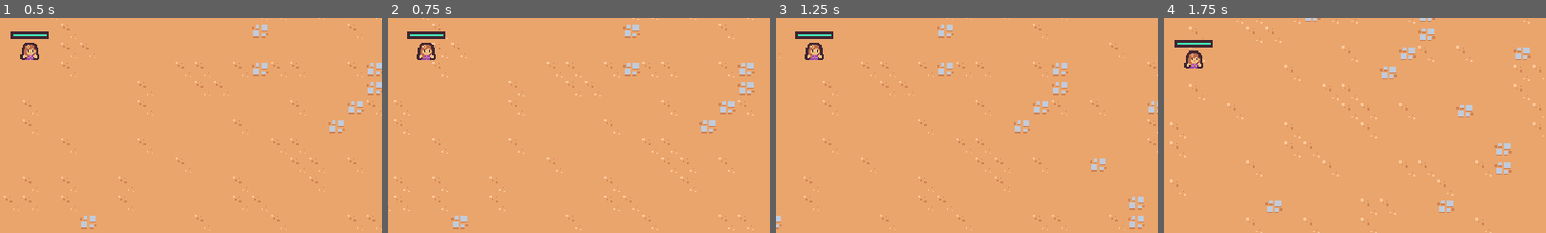
Above: before the commit, frames 1-4 (left to right).
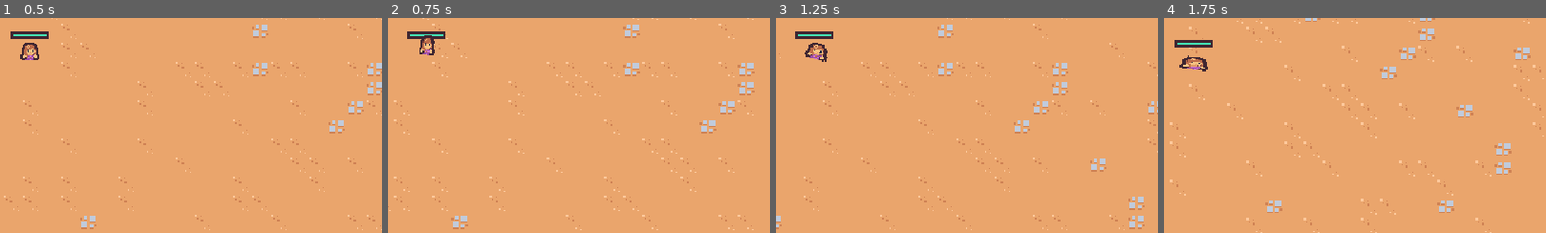
Above: after the commit, the same moments.

Repository: MinSungJe/Godot2DSurvivors
Game: Godot game, scene res://scenes/main/main.tscn
Two runs of this game, one before a commit and one after it. Both use one fixed random seed, a clock stepped at 60 frames per second and the inputs below.
Inputs (mouse positions are % of the whole screen's width and height, from its top left):
- Up to frame 1 (0.5 s): no input
- Up to frame 2 (0.75 s): move the mouse to (72, 45) at 0.52 s; press the mouse at (72, 45) at 0.53 s; hold D (move_right) from 0.53 s (still down)
- Up to frame 3 (1.25 s): keep holding D (move_right)
- Up to frame 4 (1.75 s): move the mouse to (30, 55) at 1.27 s; release D (move_right) at 1.28 s; release the mouse at (30, 55) at 1.28 s; hold S (move_down) from 1.28 s (still down); click (30, 55) at 1.35 s
The pictures show only the part of the screen within x 46-96%, y 40-90%; the shares and areas given below are measured in that part.

Frame 1 is identical in both runs. In frame 2, 0.4% of the frame differs, in the area x 7-13%, y 8-20%; in frame 3, 0.3%; in frame 4, 0.4%, in the area x 4-12%, y 15-25%.

Commit message:
Player Animation 추가

Diff:
--- a/scenes/game_object/player/player.gd
+++ b/scenes/game_object/player/player.gd
@@ -7,6 +7,8 @@
 @onready var health_component = $HealthComponent
 @onready var health_bar = $HealthBar
 @onready var abilities = $Abilities
+@onready var animation_player = $AnimationPlayer
+@onready var visuals = $Visuals
 
 var number_colliding_bodies = 0
 
@@ -26,6 +28,14 @@
 
 	velocity = velocity.lerp(target_velocity, 1 - exp(-delta * ACCELERATION_SMOOTHING))
 	move_and_slide()
+
+	if movement_vector: animation_player.play("walk")
+	else: animation_player.play("RESET")
+
+	var move_sign = sign(movement_vector.x)
+	if move_sign:
+		visuals.scale = Vector2(move_sign, 1)
+
 
 func get_movement_vector():
 	var x_movement = Input.get_action_strength("move_right") - Input.get_action_strength("move_left")
--- a/scenes/game_object/player/player.tscn
+++ b/scenes/game_object/player/player.tscn
@@ -1,9 +1,95 @@
-[gd_scene load_steps=10 format=3 uid="uid://cbg11gutnupao"]
+[gd_scene load_steps=13 format=3 uid="uid://cbg11gutnupao"]
 
 [ext_resource type="Texture2D" uid="uid://bbj8dm063u0by" path="res://scenes/game_object/player/player.png" id="1_iajoa"]
 [ext_resource type="Script" path="res://scenes/game_object/player/player.gd" id="1_rjkby"]
 [ext_resource type="PackedScene" uid="uid://c1fikcxrlho1i" path="res://scenes/ability/sword_ability_controller/sword_ability_controller.tscn" id="2_ea3a1"]
 [ext_resource type="PackedScene" uid="uid://dyevxbef52sei" path="res://scenes/component/health_component.tscn" id="2_rgdt5"]
+
+[sub_resource type="Animation" id="Animation_0t75d"]
+resource_name = "walk"
+length = 0.4
+loop_mode = 1
+tracks/0/type = "value"
+tracks/0/imported = false
+tracks/0/enabled = true
+tracks/0/path = NodePath("Visuals/Sprite2D:position")
+tracks/0/interp = 2
+tracks/0/loop_wrap = true
+tracks/0/keys = {
+"times": PackedFloat32Array(0, 0.1, 0.3),
+"transitions": PackedFloat32Array(1, 1, 1),
+"update": 0,
+"values": [Vector2(0, 0), Vector2(0, -5), Vector2(0, 0)]
+}
+tracks/1/type = "value"
+tracks/1/imported = false
+tracks/1/enabled = true
+tracks/1/path = NodePath("Visuals/Sprite2D:rotation")
+tracks/1/interp = 2
+tracks/1/loop_wrap = true
+tracks/1/keys = {
+"times": PackedFloat32Array(0, 0.1, 0.2, 0.4),
+"transitions": PackedFloat32Array(1, 1, 1, 1),
+"update": 0,
+"values": [0.0, -0.261799, 0.261799, 0.0]
+}
+tracks/2/type = "value"
+tracks/2/imported = false
+tracks/2/enabled = true
+tracks/2/path = NodePath("Visuals/Sprite2D:scale")
+tracks/2/interp = 2
+tracks/2/loop_wrap = true
+tracks/2/keys = {
+"times": PackedFloat32Array(0, 0.1, 0.3, 0.4),
+"transitions": PackedFloat32Array(0.784584, 2.63902, 2.54912, 1),
+"update": 0,
+"values": [Vector2(1, 1), Vector2(0.8, 1.1), Vector2(1.5, 0.7), Vector2(1, 1)]
+}
+
+[sub_resource type="Animation" id="Animation_g4piv"]
+length = 0.001
+tracks/0/type = "value"
+tracks/0/imported = false
+tracks/0/enabled = true
+tracks/0/path = NodePath("Visuals/Sprite2D:scale")
+tracks/0/interp = 1
+tracks/0/loop_wrap = true
+tracks/0/keys = {
+"times": PackedFloat32Array(0),
+"transitions": PackedFloat32Array(1),
+"update": 0,
+"values": [Vector2(1, 1)]
+}
+tracks/1/type = "value"
+tracks/1/imported = false
+tracks/1/enabled = true
+tracks/1/path = NodePath("Visuals/Sprite2D:position")
+tracks/1/interp = 1
+tracks/1/loop_wrap = true
+tracks/1/keys = {
+"times": PackedFloat32Array(0),
+"transitions": PackedFloat32Array(1),
+"update": 0,
+"values": [Vector2(0, 0)]
+}
+tracks/2/type = "value"
+tracks/2/imported = false
+tracks/2/enabled = true
+tracks/2/path = NodePath("Visuals/Sprite2D:rotation")
+tracks/2/interp = 1
+tracks/2/loop_wrap = true
+tracks/2/keys = {
+"times": PackedFloat32Array(0),
+"transitions": PackedFloat32Array(1),
+"update": 0,
+"values": [0.0]
+}
+
+[sub_resource type="AnimationLibrary" id="AnimationLibrary_45yhn"]
+_data = {
+"RESET": SubResource("Animation_g4piv"),
+"walk": SubResource("Animation_0t75d")
+}
 
 [sub_resource type="StyleBoxFlat" id="StyleBoxFlat_go2ay"]
 bg_color = Color(0.247059, 0.14902, 0.192157, 1)
@@ -30,6 +116,11 @@
 motion_mode = 1
 script = ExtResource("1_rjkby")
 
+[node name="AnimationPlayer" type="AnimationPlayer" parent="."]
+libraries = {
+"": SubResource("AnimationLibrary_45yhn")
+}
+
 [node name="HealthComponent" parent="." instance=ExtResource("2_rgdt5")]
 
 [node name="Abilities" type="Node" parent="."]
@@ -54,6 +145,7 @@
 show_percentage = false
 
 [node name="PickUpArea2D" type="Area2D" parent="."]
+visible = false
 collision_layer = 16
 collision_mask = 0
 
@@ -62,6 +154,7 @@
 shape = SubResource("CircleShape2D_6a2ok")
 
 [node name="CollisionArea2D" type="Area2D" parent="."]
+visible = false
 collision_layer = 0
 collision_mask = 8
 
@@ -69,10 +162,13 @@
 position = Vector2(0, -8)
 shape = SubResource("CircleShape2D_j6srs")
 
-[node name="Sprite2D" type="Sprite2D" parent="."]
+[node name="Visuals" type="Node2D" parent="."]
+
+[node name="Sprite2D" type="Sprite2D" parent="Visuals"]
 texture = ExtResource("1_iajoa")
 offset = Vector2(0, -8)
 
 [node name="CollisionShape2D" type="CollisionShape2D" parent="."]
+visible = false
 position = Vector2(0, -5)
 shape = SubResource("CircleShape2D_6knrq")
